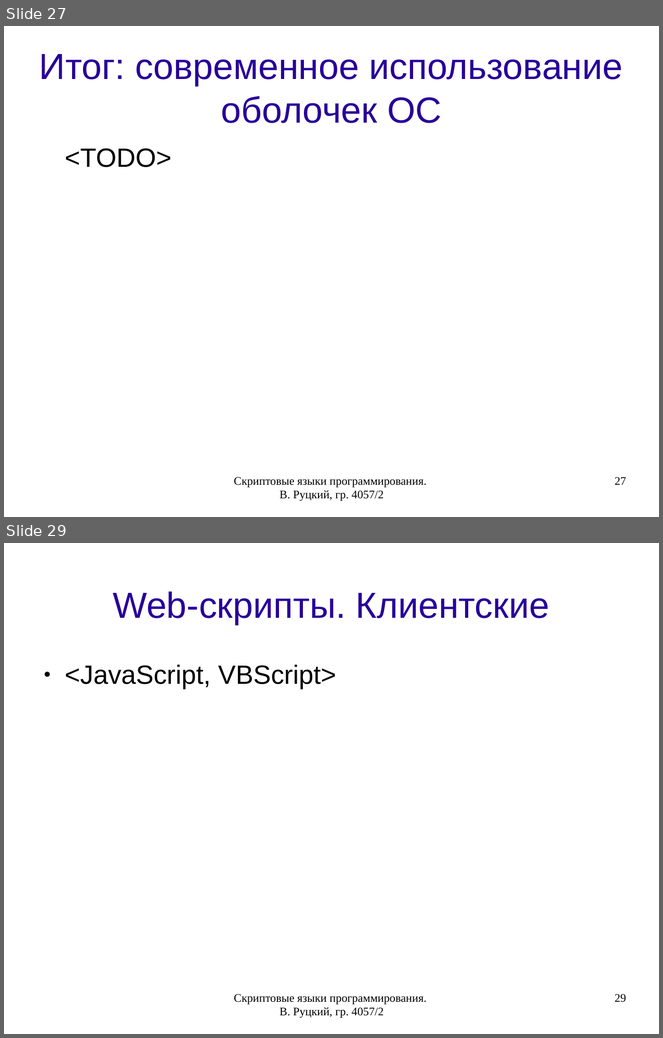
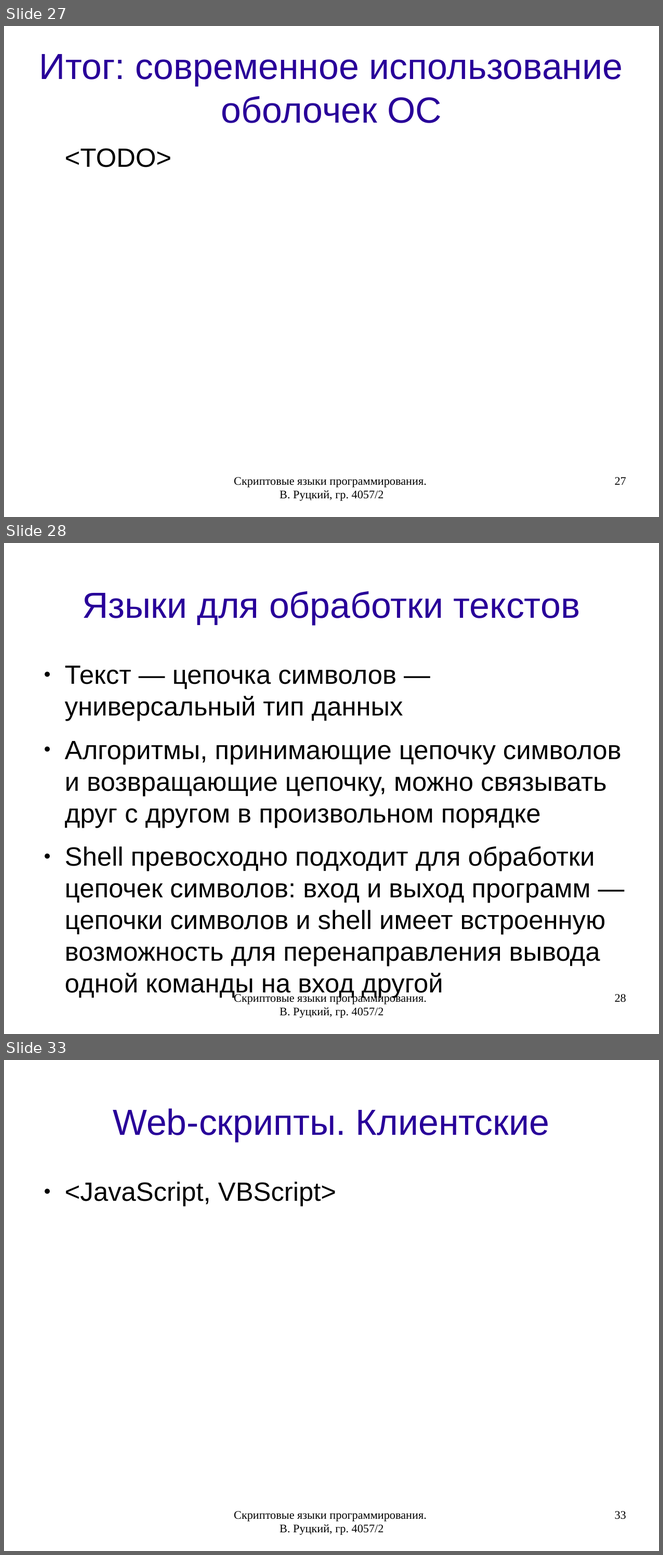
Before and after one commit to rutsky/semester07, a slide deck: Operation_systems/scripting_languages/40572_Rutsky_Scripting_languages.odp. Shown one above the other, each under a label of ours: slides 27 and 29 before the commit, slides 27, 28 and 33 after it; the slides between them are not shown. The pictures are 663x1038 and 663x1555 pixels, drawn with LibreOffice and Linux fonts; fonts in the diff are those of the drawing. Boxes give left, top, right and bottom in pixels: in the first picture for what was removed or moved away, otherwise in the second. Text is boxed around its words. In the diff, an @@ line names an element or a change of style, - is before the commit and + after.

```diff
--- a/Operation_systems/scripting_languages/40572_Rutsky_Scripting_languages.odp
+++ b/Operation_systems/scripting_languages/40572_Rutsky_Scripting_languages.odp
@@ slide 28 added at [4,543,659,1034], background #FFFFFF @@
@@ title added at [82,591,581,625], 44 pt, text #280099 @@
+Языки для обработки текстов
@@ text added at [65,666,622,998], 32 pt, text #000000 @@
+● Текст — цепочка символов — универсальный тип данных
+● Алгоритмы, принимающие цепочку символов и возвращающие цепочку, можно связывать друг с другом в произвольном порядке
+● Shell превосходно подходит для обработки цепочек символов: вход и выход программ — цепочки символов и shell имеет встроенную возможность для перенаправления вывода одной команды на вход другой
@@ text added at [234,993,426,1018], 14 pt, text #000000 @@
+Скриптовые языки программирования. В. Руцкий, гр. 4057/2
@@ page number added at [615,994,626,1003], 14 pt, text #000000 @@
+28
@@ what was slide 29 is now slide 33 @@
@@ page number at [615,1511,626,1520]: text changed @@
-29
+33
```
Also in this commit, not shown: 3 slides changed, 2 other slides added, 1 other file.
